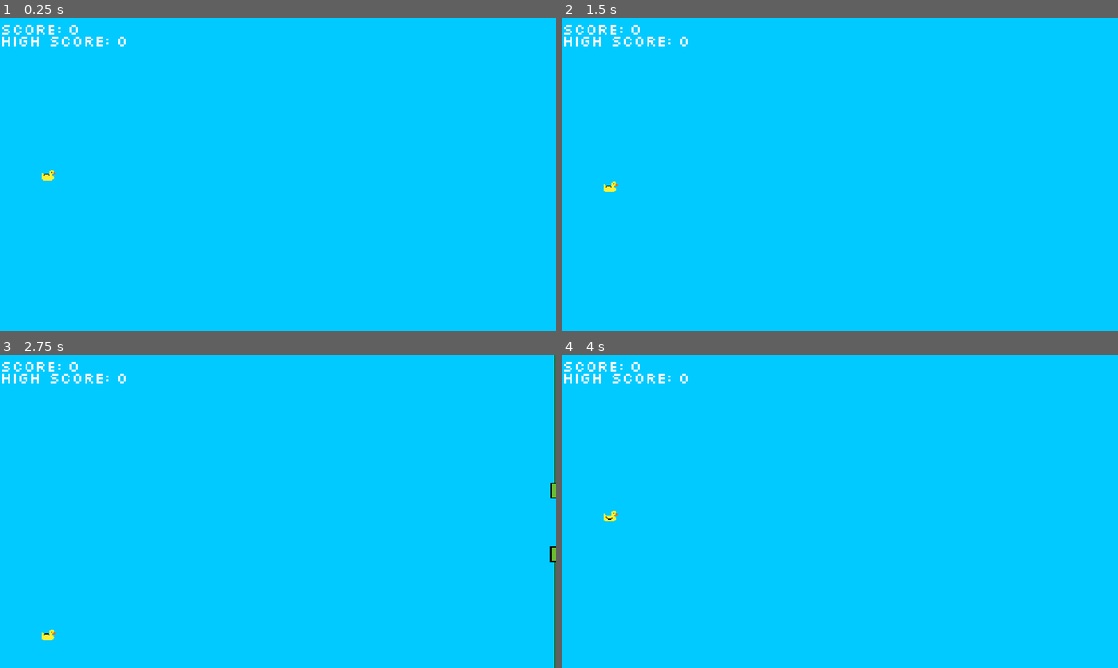
Above: before the commit, frames 1-4 (two rows, left to right).
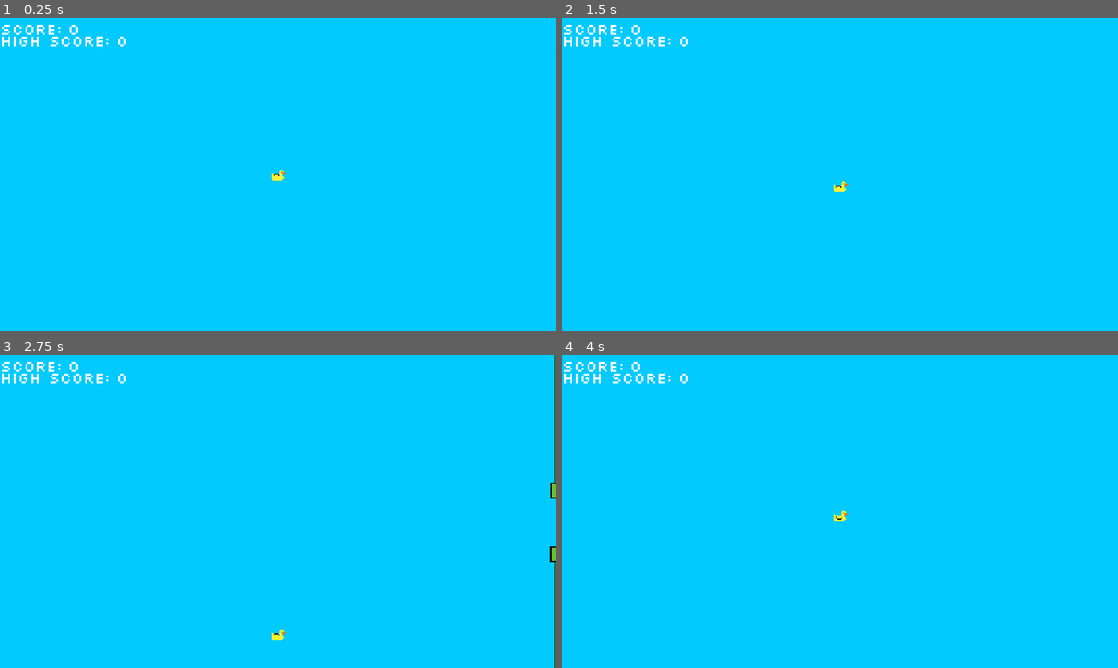
Above: after the commit, the same moments.

Repository: VintageDesign/flappy_bird
Game: Godot game, scene res://scenes/main.tscn
Same seed, same stepped clock (60 frames per second), same inputs: the game is played once before the commit and once after it.
Inputs:
- Up to frame 1 (0.25 s): no input
- Up to frame 2 (1.5 s): tap Enter at 0.5 s; tap Space (jump) at 0.77 s
- Up to frame 3 (2.75 s): tap Space (jump) at 1.52 s
- Up to frame 4 (4 s): tap Space (jump) at 3.02, 3.77 s

The runs differ from the first frame. In frame 1, 0.1% of the frame differs, in the area x 7-52%, y 48-52%; in frame 2, 0.1%; in frame 3, 0.1%, in the area x 7-52%, y 87-92%; in frame 4, 0.1%.

Commit message:
Spawn player in the center of the screen

Diff:
--- a/scenes/main.gd
+++ b/scenes/main.gd
@@ -33,7 +33,7 @@
 	$player.start_game.connect(on_start_game)
 	$player.left_screen.connect(_on_player_hit)
 	player_start_pos.y = get_viewport().get_visible_rect().size.y/2
-	player_start_pos.x = 50
+	player_start_pos.x = get_viewport().get_visible_rect().size.x/2
 
 	$player.position = player_start_pos
 
